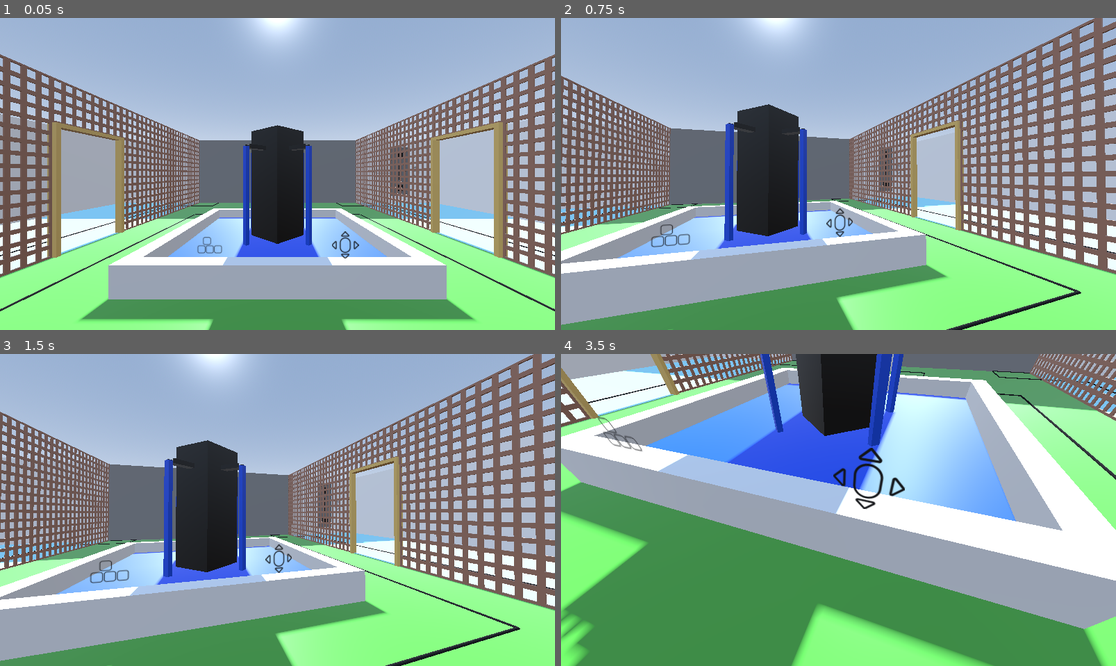
Above: before the commit, frames 1-4 (two rows, left to right).
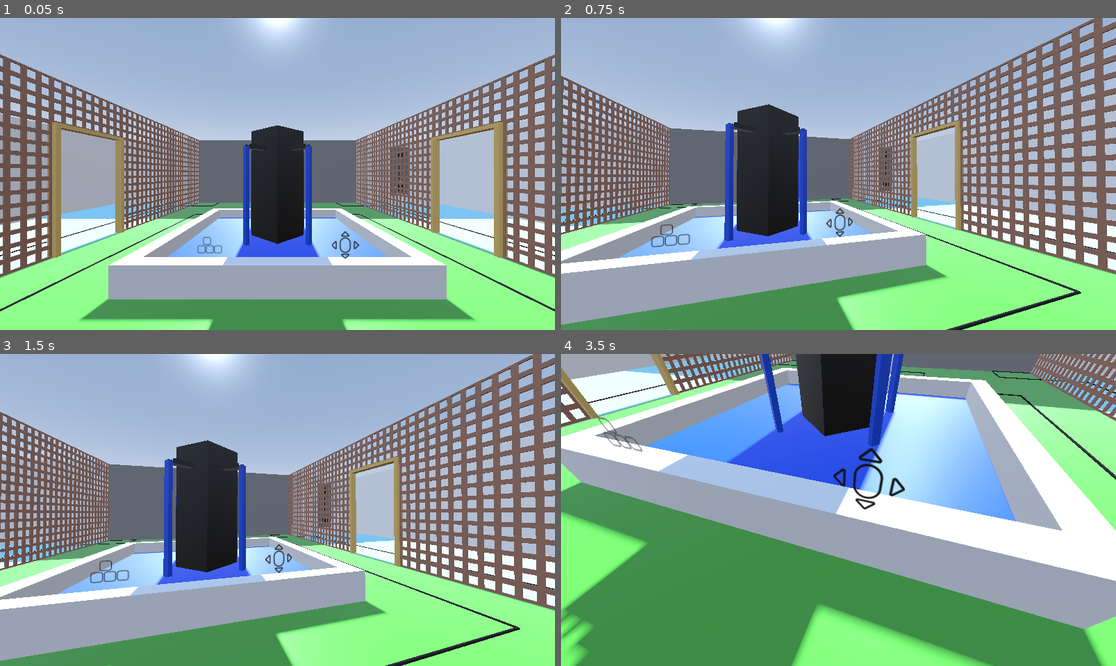
Above: after the commit, the same moments.

Repository: MarkRoss470/grid-puzzle-game
Game: Godot game, scene res://Main.tscn
Same seed, same stepped clock (60 frames per second), same inputs: the game is played once before the commit and once after it.
Inputs (mouse positions are in pixels of both pictures, inside the frame that each line leads up to):
- Up to frame 1 (0.05 s): no input
- Up to frame 2 (0.75 s): tap Enter at 0.5 s; move the mouse to (866, 174) at 0.52 s; hold W (move_forward) from 0.53 s (still down); tap Space (free_mouse) at 0.6 s; click (866, 174) at 0.67 s
- Up to frame 3 (1.5 s): tap R (reset) at 1.25 s; move the mouse to (166, 525) at 1.27 s; release W (move_forward) at 1.28 s; hold S (move_backward) from 1.28 s (still down); tap Shift (run) at 1.35 s
- Up to frame 4 (3.5 s): tap R (reset) at 2 s; move the mouse to (894, 441) at 2.02 s; release S (move_backward) at 2.03 s; hold D (move_right) 2.03-2.78 s; tap Space (free_mouse) at 2.1 s; move the mouse to (832, 516) at 2.77 s; hold W (move_forward) from 2.78 s (still down); tap Shift (run) at 2.85 s; click (832, 516) at 2.92 s

Frame 1 is identical in both runs. In frame 2, less than 0.1% of the frame differs, in the area x 0-100%, y 0-98%; in frame 3, less than 0.1%; in frame 4, 0.5%, in the area x 0-100%, y 0-88%.

Commit message:
Added more area for the player to explore Added more islands, and bridges between them. New islands include a new environmental puzzle.

Diff:
--- a/Main.tscn
+++ b/Main.tscn
@@ -18,6 +18,7 @@
 [ext_resource type="Script" path="res://scripts/PuzzleResponses/PuzzleResponseObjectMotion.gd" id="13_2mdim"]
 [ext_resource type="Script" path="res://scripts/Puzzles/SingleSolutionPuzzle.gd" id="17_6486b"]
 [ext_resource type="PackedScene" uid="uid://kjoth08mmteq" path="res://models/cube statue/cube statue.glb" id="18_xx0p1"]
+[ext_resource type="PackedScene" uid="uid://uuwbhhgm6oqp" path="res://models/islands/islands.glb" id="19_1ow4l"]
 
 [sub_resource type="CapsuleShape3D" id="4"]
 height = 1.5
@@ -125,7 +126,7 @@
 size = Vector3(0.1, 4, 6.5)
 
 [sub_resource type="BoxShape3D" id="36"]
-size = Vector3(80, 0.001, 80)
+size = Vector3(20, 0.001, 20)
 
 [sub_resource type="BoxShape3D" id="47"]
 size = Vector3(5, 2, 5)
@@ -196,6 +197,33 @@
 sky = SubResource("Sky_ryqrm")
 ambient_light_color = Color(0.724643, 0.724643, 0.724643, 1)
 ambient_light_energy = 0.86
+
+[sub_resource type="BoxShape3D" id="BoxShape3D_7oc6c"]
+size = Vector3(28, 1, 28)
+
+[sub_resource type="BoxShape3D" id="BoxShape3D_yive7"]
+size = Vector3(28, 1, 0.2)
+
+[sub_resource type="BoxShape3D" id="BoxShape3D_gcx3q"]
+size = Vector3(12, 1, 0.2)
+
+[sub_resource type="BoxShape3D" id="BoxShape3D_cdt6f"]
+size = Vector3(4, 1, 16)
+
+[sub_resource type="BoxShape3D" id="BoxShape3D_w1mt8"]
+size = Vector3(0.5, 1, 16)
+
+[sub_resource type="BoxShape3D" id="BoxShape3D_miwep"]
+size = Vector3(20, 1, 20)
+
+[sub_resource type="BoxShape3D" id="BoxShape3D_rqimw"]
+size = Vector3(20, 1, 0.5)
+
+[sub_resource type="BoxShape3D" id="BoxShape3D_6hxf1"]
+size = Vector3(8, 1, 0.5)
+
+[sub_resource type="BoxShape3D" id="BoxShape3D_h8qgg"]
+size = Vector3(3, 1, 3)
 
 [node name="Node3D" type="Node3D"]
 metadata/movie_file = "test"
@@ -828,10 +856,21 @@
 transform = Transform3D(0.0707107, 0, 0.0707107, 0, 0.1, 0, -0.0707107, 0, 0.0707107, 0.354, 0, -0.354)
 
 [node name="Wire Puzzle" type="Node3D" parent="Courtyard/Fountain Puzzles/North-East Side" node_paths=PackedStringArray("instance")]
-transform = Transform3D(0.003328, -0.000161548, 0.999995, -0.00209669, 0.999998, 0.000168526, -0.999992, -0.00209724, 0.0033277, 0.00999832, -2.5, 3.5)
+transform = Transform3D(-4.37114e-08, 0, 1, 0, 1, 0, -1, 0, -4.37114e-08, 0.00999832, -2.5, 3.5)
 script = ExtResource("17_6486b")
 solution = [[0, 0, 0, 0, 0, 0, 0, 0], [1, 0, 0, 0, 0, 0, 0, 0], [3, 1, 0, 0, 0, 0, 1, 0], [1, 3, 0, 0, 2, 2, 3, 0], [2, 0, 0, 0, 1, 0, 0, 0], [0, 2, 0, 0, 3, 0, 1, 0], [2, 0, 0, 0, 0, 0, 3, 0], [0, 0, 0, 0, 0, 0, 0, 0]]
 puzzle = [8.0, 8.0, [[[1, 0, 0], [1, 0, 0], [1, 0, 0], [1, 0, 0], [1, 0, 0], [1, 0, 0], [1, 0, 0], [1, 0, 0]], [[3, 1,  …(622 unchanged characters)…
+instance = NodePath("../../../../Tile")
+colour_base = Color(0, 0, 0, 1)
+colour_hover = Color(0, 0, 0, 1)
+colour_solved_base = Color(0.0196078, 0, 0.337255, 1)
+colour_solved_hover = Color(0.0196078, 0, 0.337255, 1)
+
+[node name="Island 2 Under Shape Puzzle" type="Node3D" parent="Courtyard/Fountain Puzzles/North-East Side" node_paths=PackedStringArray("instance")]
+transform = Transform3D(-8.74228e-08, 0, 2, 0, 2, 0, -2, 0, -8.74228e-08, 0.01, -12, 3)
+script = ExtResource("17_6486b")
+solution = [[0, 3], [2, 0], [1, 2], [1, 1]]
+puzzle = [4.0, 2.0, [[[5, 1, 2], [3, 1, 1]], [[3, 1, 0], [5, 1, 1]], [[3, 1, 3], [5, 1, 1]], [[4, 1, 2], [3, 1, 2]]]]
 instance = NodePath("../../../../Tile")
 colour_base = Color(0, 0, 0, 1)
 colour_hover = Color(0, 0, 0, 1)
@@ -881,8 +920,83 @@
 transform = Transform3D(1, 0, 0, 0, -0.765146, 0.643857, 0, -0.643857, -0.765146, 0, 3.22089, -7.8683)
 shadow_enabled = true
 
-[node name="cube statue" parent="." instance=ExtResource("18_xx0p1")]
-transform = Transform3D(1, 0, 0, 0, 1, 0, 0, 0, 1, 0, 0, -20)
+[node name="Islands" parent="." instance=ExtResource("19_1ow4l")]
+
+[node name="Collision" type="StaticBody3D" parent="Islands"]
+
+[node name="Island 1" type="StaticBody3D" parent="Islands/Collision"]
+
+[node name="Ground" type="CollisionShape3D" parent="Islands/Collision/Island 1"]
+transform = Transform3D(1, 0, 0, 0, 1, 0, 0, 0, 1, 0, -0.5, 0)
+shape = SubResource("BoxShape3D_7oc6c")
+
+[node name="South Wall" type="CollisionShape3D" parent="Islands/Collision/Island 1"]
+transform = Transform3D(1, 0, 0, 0, 1, 0, 0, 0, 1, 0, 0.5, 14.1)
+shape = SubResource("BoxShape3D_yive7")
+
+[node name="West Wall" type="CollisionShape3D" parent="Islands/Collision/Island 1"]
+transform = Transform3D(-4.37114e-08, 0, -1, 0, 1, 0, 1, 0, -4.37114e-08, -14.1, 0.5, 3.7998e-07)
+shape = SubResource("BoxShape3D_yive7")
+
+[node name="East Wall" type="CollisionShape3D" parent="Islands/Collision/Island 1"]
+transform = Transform3D(-4.37114e-08, 0, -1, 0, 1, 0, 1, 0, -4.37114e-08, 14.1, 0.5, 3.7998e-07)
+shape = SubResource("BoxShape3D_yive7")
+
+[node name="North-West Wall" type="CollisionShape3D" parent="Islands/Collision/Island 1"]
+transform = Transform3D(1, 0, 0, 0, 1, 0, 0, 0, 1, -8, 0.5, -14.1)
+shape = SubResource("BoxShape3D_gcx3q")
+
+[node name="North-East Wall" type="CollisionShape3D" parent="Islands/Collision/Island 1"]
+transform = Transform3D(1, 0, 0, 0, 1, 0, 0, 0, 1, 8, 0.5, -14.1)
+shape = SubResource("BoxShape3D_gcx3q")
+
+[node name="Bridge" type="StaticBody3D" parent="Islands/Collision"]
+transform = Transform3D(1, 0, 0, 0, 1, 0, 0, 0, 1, 0, 0, -22)
+
+[node name="Ground" type="CollisionShape3D" parent="Islands/Collision/Bridge"]
+transform = Transform3D(1, 0, 0, 0, 1, 0, 0, 0, 1, 0, -0.5, 0)
+shape = SubResource("BoxShape3D_cdt6f")
+
+[node name="West Wall" type="CollisionShape3D" parent="Islands/Collision/Bridge"]
+transform = Transform3D(1, 0, 0, 0, 1, 0, 0, 0, 1, -1.75, 0.5, 0)
+shape = SubResource("BoxShape3D_w1mt8")
+
+[node name="East Wall" type="CollisionShape3D" parent="Islands/Collision/Bridge"]
+transform = Transform3D(1, 0, 0, 0, 1, 0, 0, 0, 1, 1.75, 0.5, 0)
+shape = SubResource("BoxShape3D_w1mt8")
+
+[node name="Island 2" type="StaticBody3D" parent="Islands/Collision"]
+transform = Transform3D(1, 0, 0, 0, 1, 0, 0, 0, 1, 0, 0, -40)
+
+[node name="Ground" type="CollisionShape3D" parent="Islands/Collision/Island 2"]
+transform = Transform3D(1, 0, 0, 0, 1, 0, 0, 0, 1, 0, -0.5, 0)
+shape = SubResource("BoxShape3D_miwep")
+
+[node name="North Wall" type="CollisionShape3D" parent="Islands/Collision/Island 2"]
+transform = Transform3D(1, 0, 0, 0, 1, 0, 0, 0, 1, 0, 0.5, -9.75)
+shape = SubResource("BoxShape3D_rqimw")
+
+[node name="West Wall" type="CollisionShape3D" parent="Islands/Collision/Island 2"]
+transform = Transform3D(-4.37114e-08, 0, 1, 0, 1, 0, -1, 0, -4.37114e-08, -9.75, 0.5, 0)
+shape = SubResource("BoxShape3D_rqimw")
+
+[node name="East Wall" type="CollisionShape3D" parent="Islands/Collision/Island 2"]
+transform = Transform3D(-4.37114e-08, 0, 1, 0, 1, 0, -1, 0, -4.37114e-08, 9.75, 0.5, 0)
+shape = SubResource("BoxShape3D_rqimw")
+
+[node name="South-West Wall" type="CollisionShape3D" parent="Islands/Collision/Island 2"]
+transform = Transform3D(1, 0, 0, 0, 1, 0, 0, 0, 1, -5.5, 0.5, 9.75)
+shape = SubResource("BoxShape3D_6hxf1")
+
+[node name="South-East Wall" type="CollisionShape3D" parent="Islands/Collision/Island 2"]
+transform = Transform3D(1, 0, 0, 0, 1, 0, 0, 0, 1, 5.5, 0.5, 9.75)
+shape = SubResource("BoxShape3D_6hxf1")
+
+[node name="Cube Statue" parent="Islands/Collision/Island 2" instance=ExtResource("18_xx0p1")]
+
+[node name="CollisionShape3D" type="CollisionShape3D" parent="Islands/Collision/Island 2"]
+transform = Transform3D(1, 0, 0, 0, 1, 0, 0, 0, 1, 0, 0.5, 0)
+shape = SubResource("BoxShape3D_h8qgg")
 
 [connection signal="input_event" from="Tile/Area3D" to="Tile" method="input_event"]
 [connection signal="mouse_entered" from="Tile/Area3D" to="Tile" method="mouse_enter"]
Not shown: 1 places in Main.tscn that only renumber resources
Binary file added: models/islands/islands.glb
Not shown, added: models/islands/islands.glb.import
Not shown, added: models/islands/islands.blend
